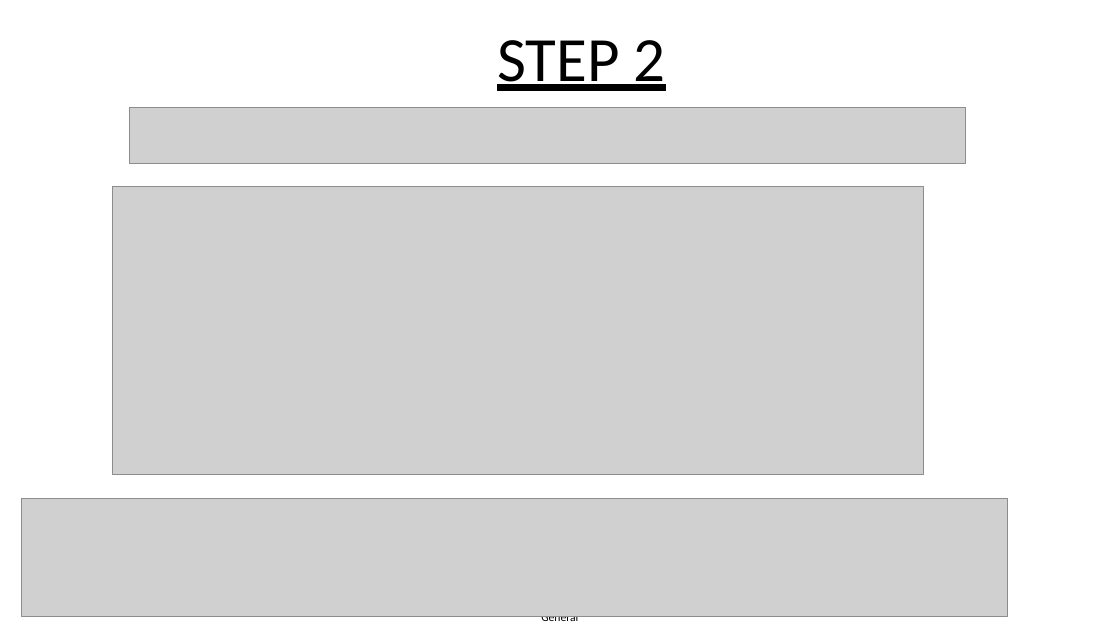
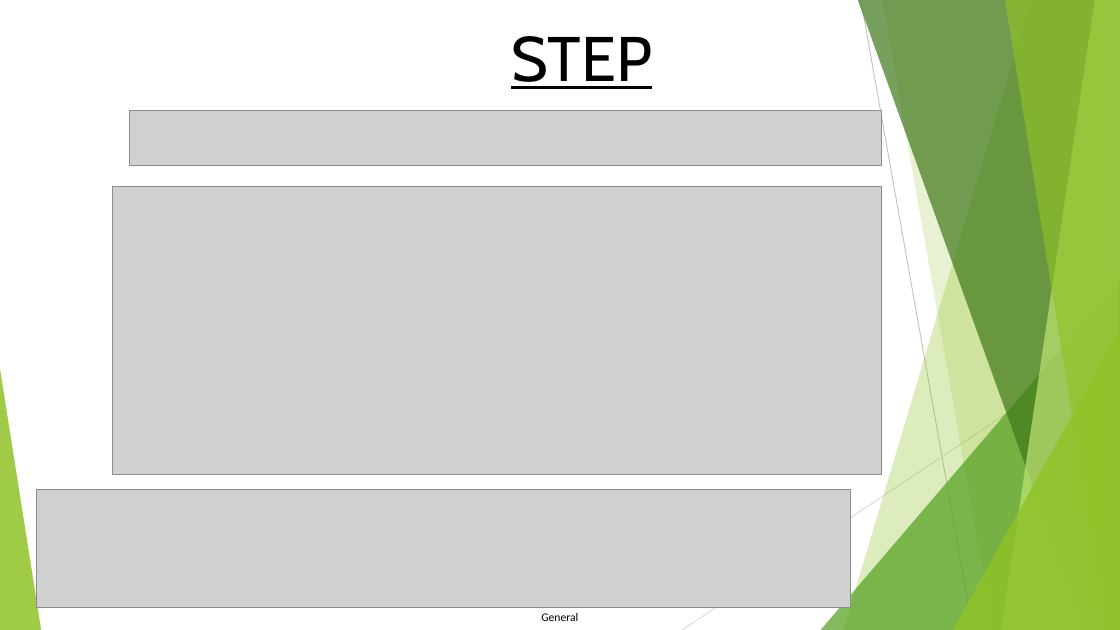
Before and after one commit to Tunir10Chaudhuri/Case_Study_Group_4, a slide deck: slide 3 of Progress.pptx. Drawn at 1120x630 pixels with LibreOffice and Linux fonts; fonts in the diff are those of the drawing; grey boxes stand for pictures. Boxes give left, top, right and bottom in pixels: in the first picture for what was removed or moved away, otherwise in the second. Text is boxed around its words. In the diff, an @@ line names an element or a change of style, - is before the commit and + after.

```diff
--- a/Progress.pptx
+++ b/Progress.pptx
@@ text "STEP 2" at <box>511,36,652,171</box>: font Calibri to Cabin @@
@@ picture: place and size @@
-picture at <box>129,108,965,164</box>
+picture at <box>129,110,881,166</box>
@@ picture: place and size @@
-picture at <box>113,187,923,475</box>
+picture at <box>113,187,881,475</box>
@@ group added at <box>0,0,1120,630</box>: 5 freeform shapes, 3 triangles, 2 lines @@
@@ picture: place and size @@
-picture at <box>22,498,1008,616</box>
+picture at <box>37,489,851,607</box>
```
Also in this commit, not shown: 5 other slides changed, 1 slide added, 1 slide removed.
